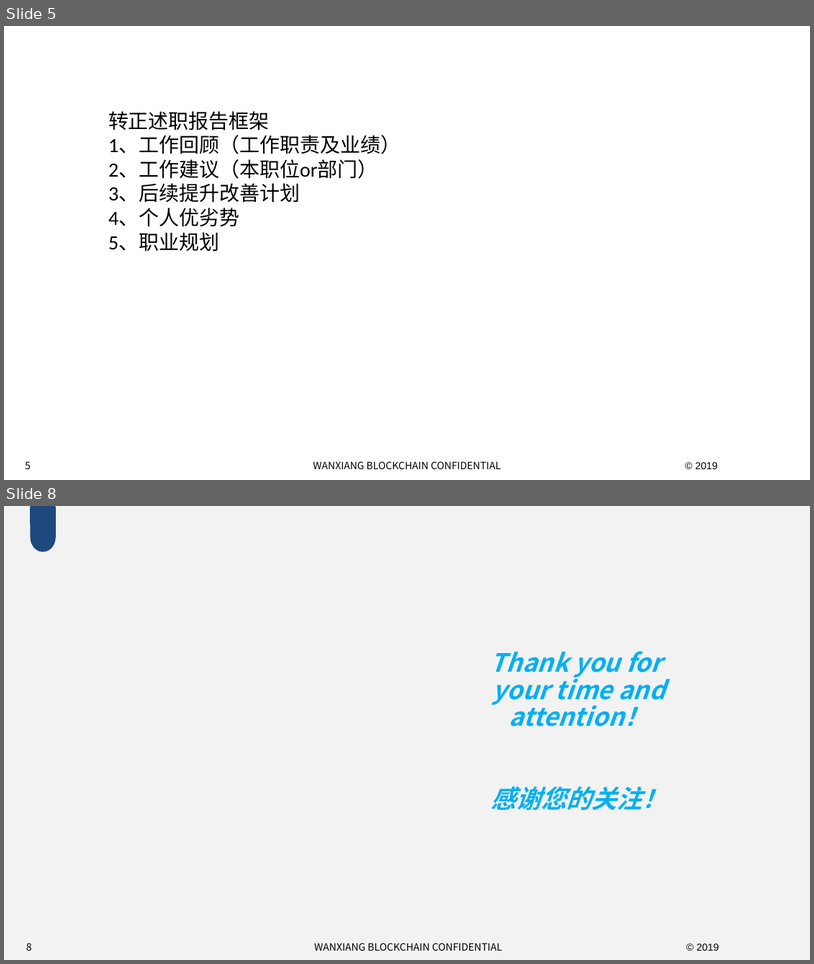
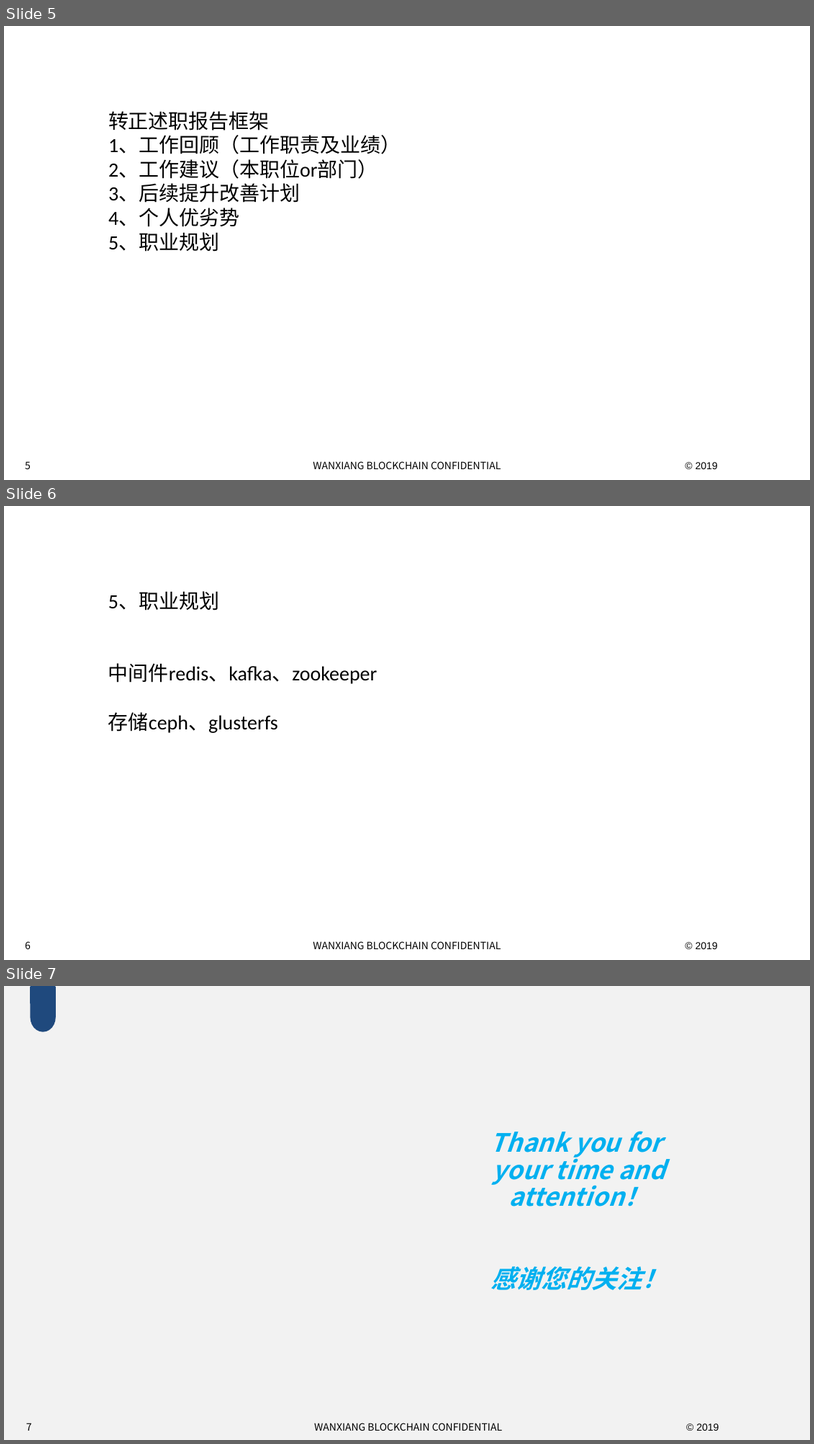
Before and after one commit to gitligl/work, a slide deck: 转正答辩.pptx. Shown one above the other, each under a label of ours: slides 5 and 8 before the commit, slides 5, 6 and 7 after it; the slides between them are not shown. The pictures are 814x964 and 814x1444 pixels, drawn with LibreOffice and Linux fonts; fonts in the diff are those of the drawing; background and template pictures are left out. Boxes give left, top, right and bottom in pixels: in the first picture for what was removed or moved away, otherwise in the second. Text is boxed around its words. In the diff, an @@ line names an element or a change of style, - is before the commit and + after.

```diff
--- a/转正答辩.pptx
+++ b/转正答辩.pptx
@@ slide 6 added at bbox=[4, 506, 810, 960], background picture (left out); not listed: 3 template elements that a slide beside it also shows @@
@@ text added at bbox=[108, 591, 377, 733], 24 pt, text #000000 @@
+5、职业规划
+中间件redis、kafka、zookeeper
+存储ceph、glusterfs
@@ what was slide 8 is now slide 7 @@
@@ page number at bbox=[26, 1422, 32, 1430]: text changed @@
-8
+7
```
Also in this commit, not shown: 2 slides changed, 1 other slide added, 3 slides removed.
